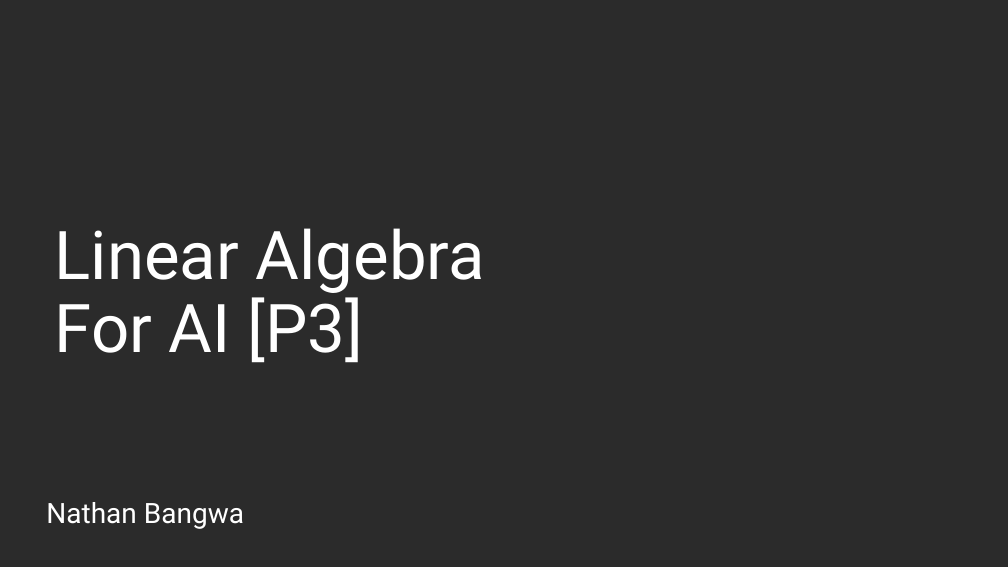
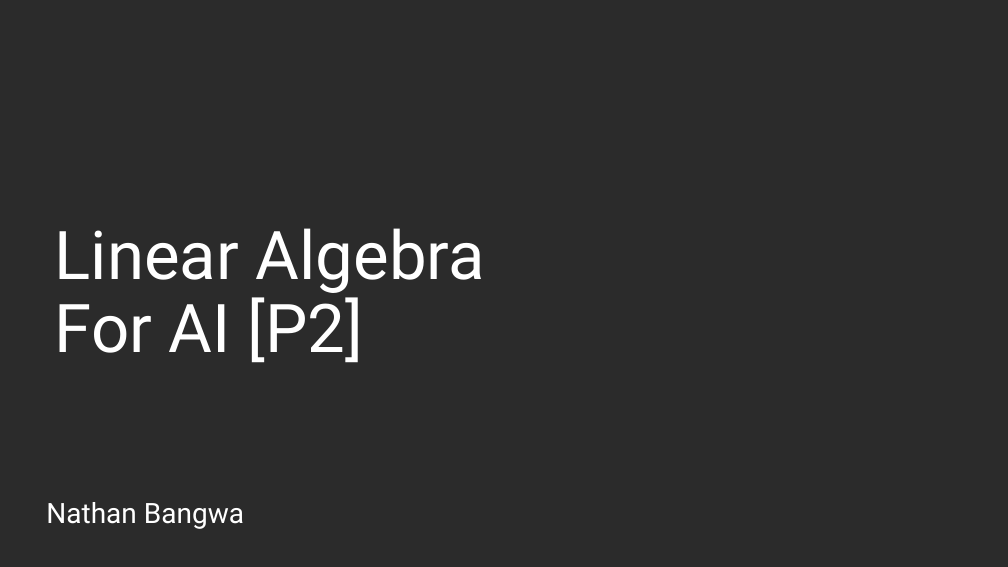
Before and after one commit to nathanbangwa243/Linear-Algebra2, a slide deck: slide 1 of Linear-Algebra2.pptx. Drawn at 1008x567 pixels with LibreOffice and Linux fonts; fonts in the diff are those of the drawing; background and template pictures are left out; a plain dark background stands for a picture behind light text. Boxes give left, top, right and bottom in pixels: in the first picture for what was removed or moved away, otherwise in the second. Text is boxed around its words. In the diff, an @@ line names an element or a change of style, - is before the commit and + after.

```diff
--- a/Linear-Algebra2.pptx
+++ b/Linear-Algebra2.pptx
@@ title at (x1=55, y1=228, x2=485, y2=363): text changed @@
-Linear Algebra
-For AI [P3]
+Linear Algebra
+For AI [P2]
```
Also in this commit, not shown: 2 other slides changed, 6 slides removed.
